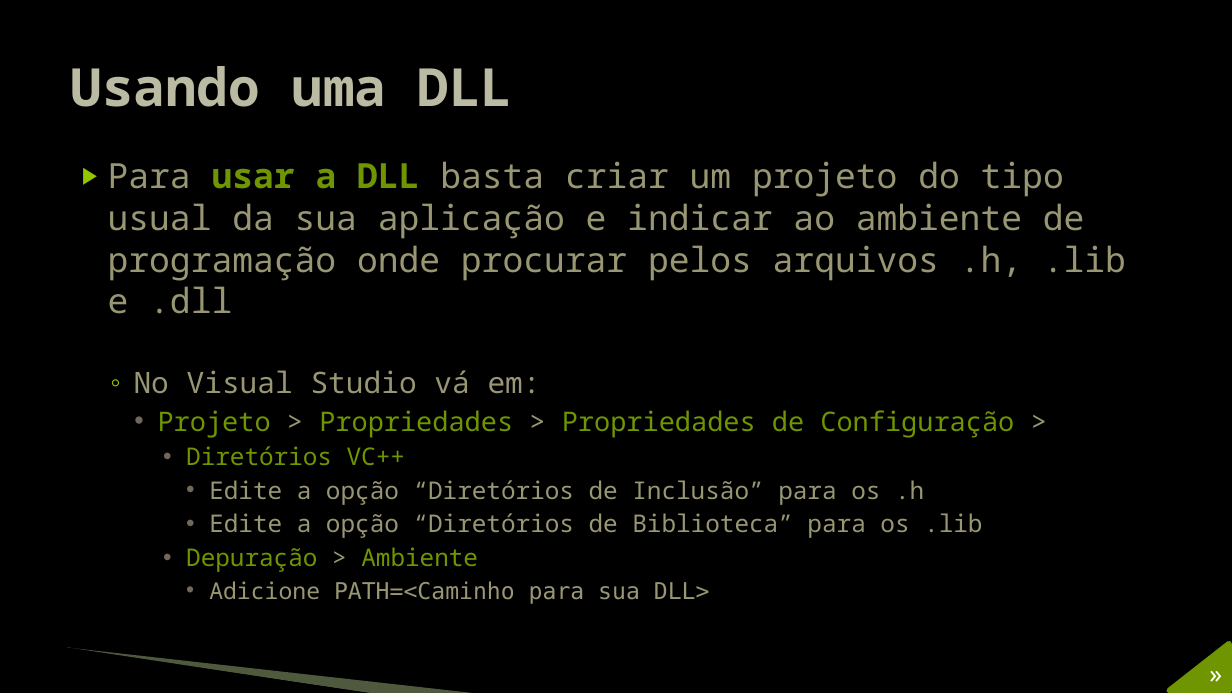
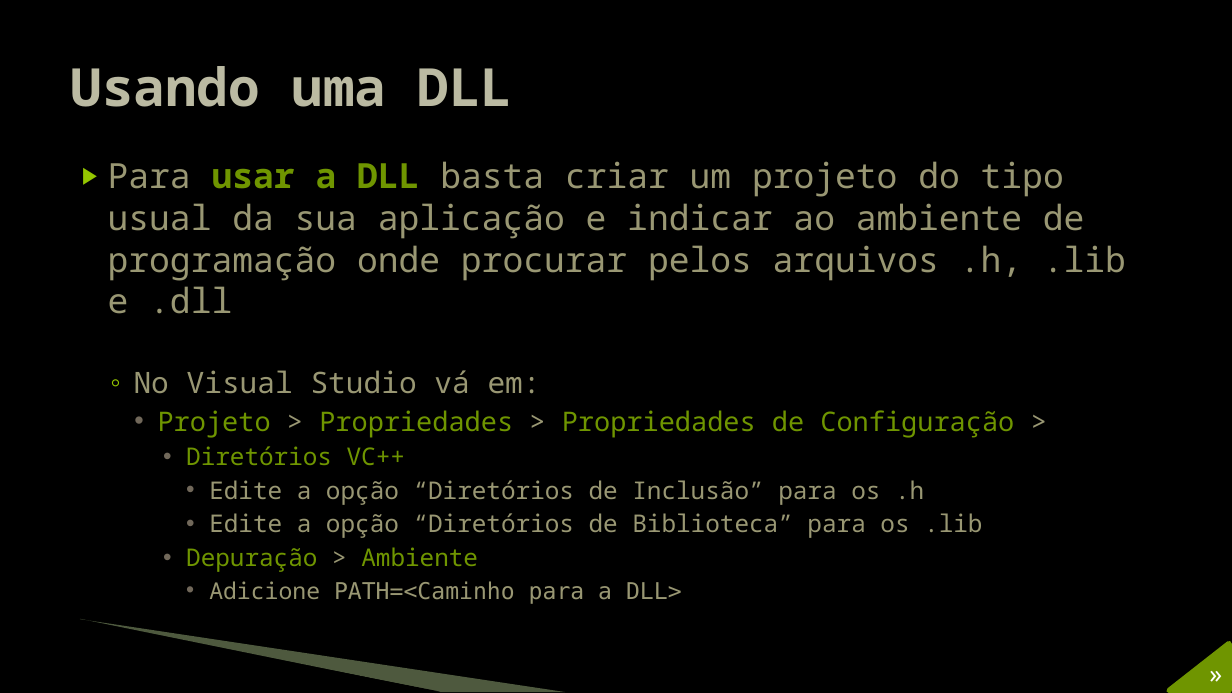
Before and after one commit to JudsonSS/Jogos, a slide deck: slide 13 of Slides/29. Distribuição do Jogo.pptx (slide 11 before the commit). Drawn at 1232x693 pixels with LibreOffice and Linux fonts; fonts in the diff are those of the drawing; background and template pictures are left out. Boxes give left, top, right and bottom in pixels: in the first picture for what was removed or moved away, otherwise in the second. Text is boxed around its words. In the diff, an @@ line names an element or a change of style, - is before the commit and + after.

```diff
--- a/Slides/29. Distribuição do Jogo.pptx
+++ b/Slides/29. Distribuição do Jogo.pptx
@@ text at <box>209,581,682,604</box>: text changed @@
-        • Adicione PATH=<Caminho para sua DLL>
+        • Adicione PATH=<Caminho para a DLL>
@@ freeform shape: place and size @@
-freeform shape at <box>66,649,374,693</box>
+freeform shape at <box>78,621,440,692</box>
@@ freeform shape: place and size @@
-freeform shape at <box>67,648,481,693</box>
+freeform shape at <box>80,619,566,692</box>
```
Also in this commit, not shown: 14 other slides changed, 2 slides added.
